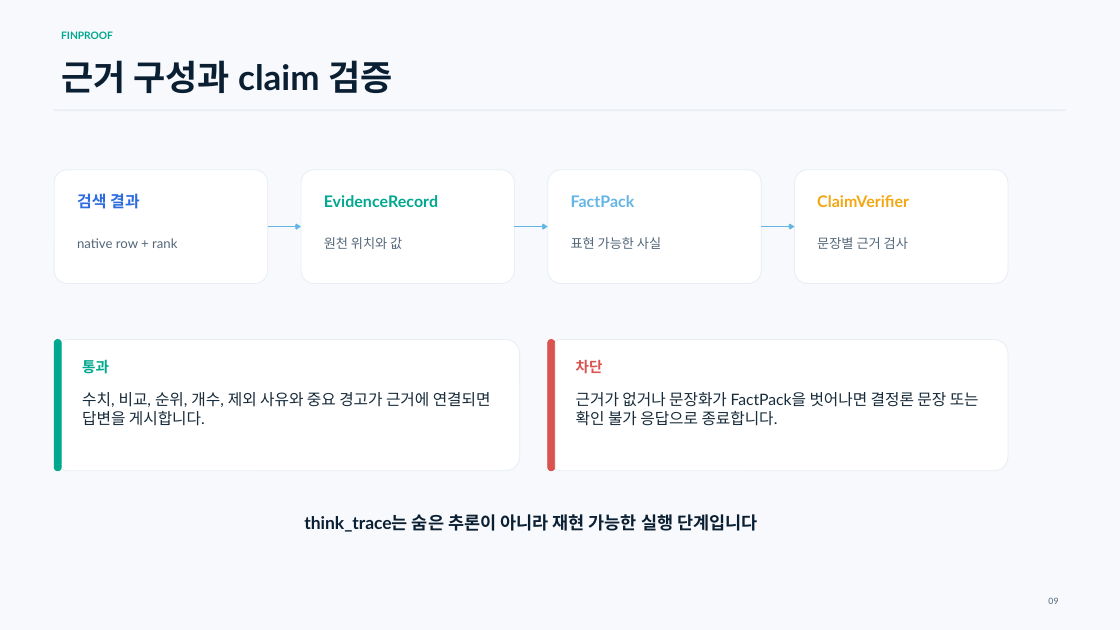
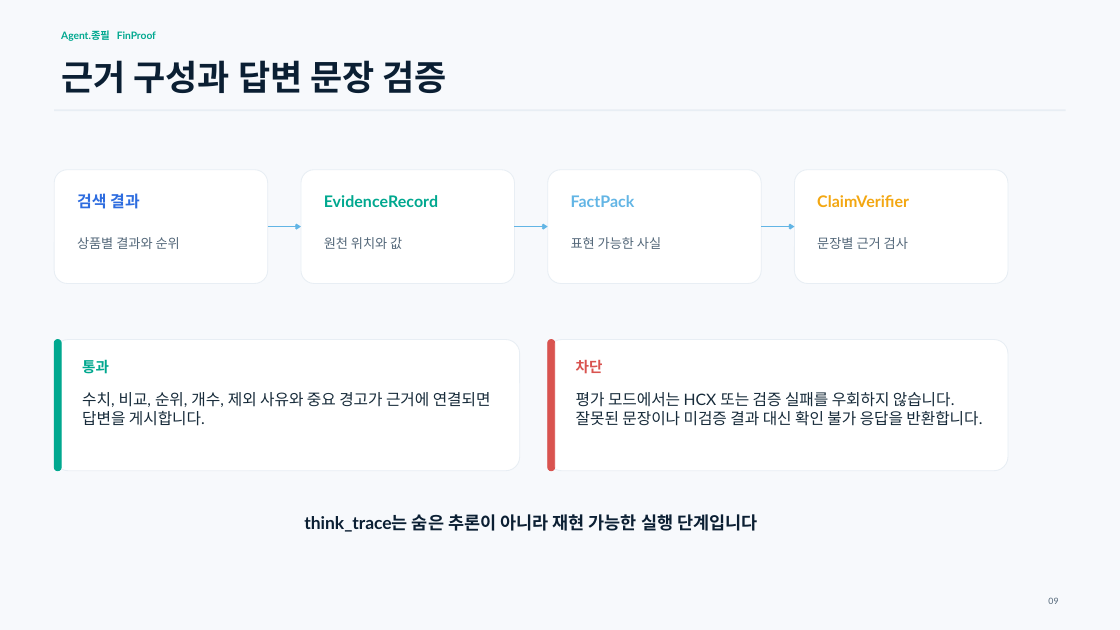
Before and after one commit to tskwak111/mirae_agent, a slide deck: slide 9 of docs/submission/FinProof_Technical_Proposal.pptx. Drawn at 1120x630 pixels with LibreOffice and Linux fonts; fonts in the diff are those of the drawing. Boxes give left, top, right and bottom in pixels: in the first picture for what was removed or moved away, otherwise in the second. Text is boxed around its words. In the diff, an @@ line names an element or a change of style, - is before the commit and + after.

```diff
--- a/docs/submission/FinProof_Technical_Proposal.pptx
+++ b/docs/submission/FinProof_Technical_Proposal.pptx
@@ text at bbox=[61, 30, 156, 41]: text changed @@
-FINPROOF
+Agent.종필 FinProof
@@ text at bbox=[61, 60, 447, 93]: text changed @@
-근거 구성과 claim 검증
+근거 구성과 답변 문장 검증
@@ text at bbox=[77, 237, 180, 249]: text changed @@
-native row + rank
+상품별 결과와 순위
@@ text at bbox=[576, 392, 982, 426]: text changed @@
-근거가 없거나 문장화가 FactPack을 벗어나면 결정론 문장 또는 확인 불가 응답으로 종료합니다.
+평가 모드에서는 HCX 또는 검증 실패를 우회하지 않습니다. 잘못된 문장이나 미검증 결과 대신 확인 불가 응답을 반환합니다.
```
Also in this commit, not shown: 12 other slides changed, 2 slides added, 2 slides removed, 8 other files.
